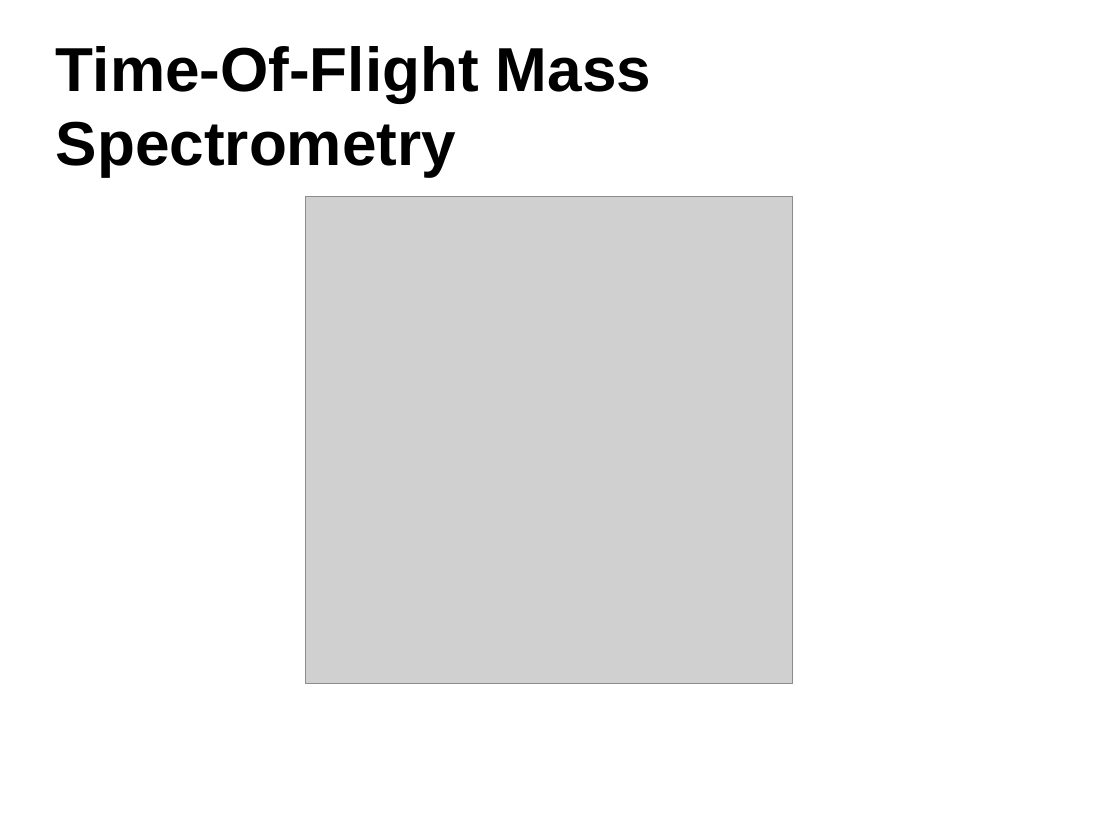
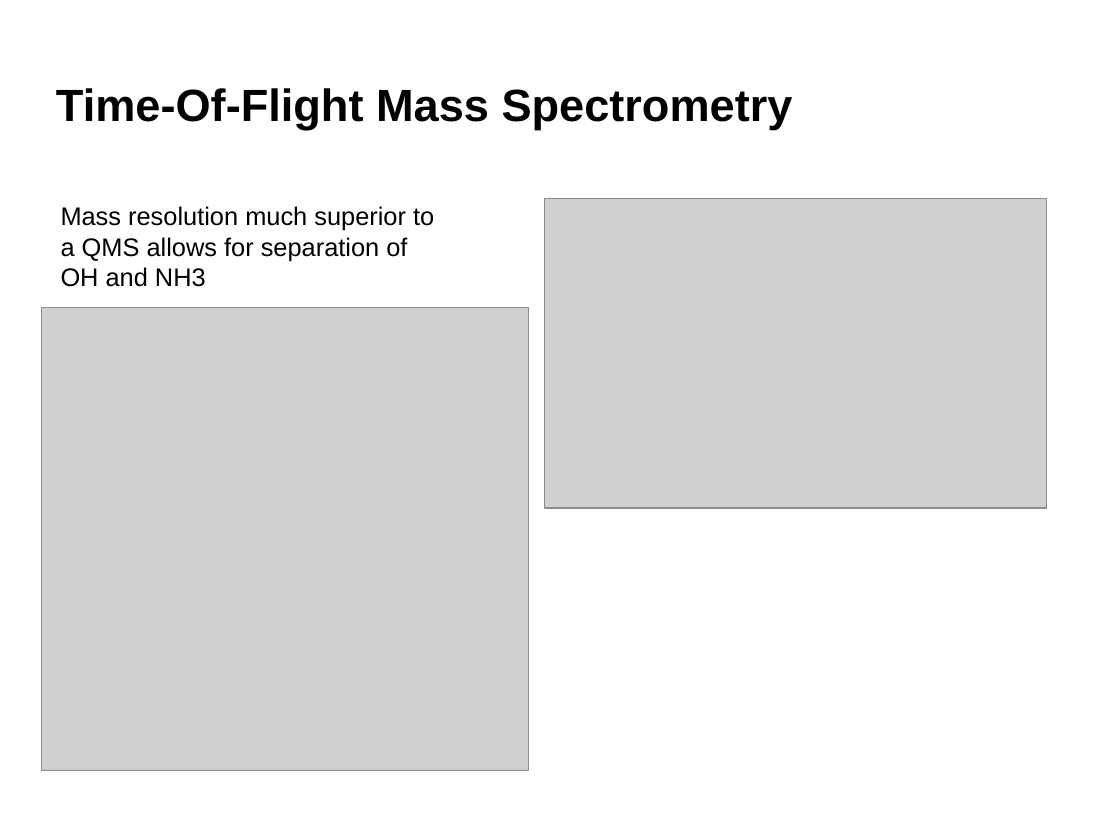
Before and after one commit to robertjensen/Thesis, a slide deck: slide 42 of defence/presentaation.odp (slide 38 before the commit). Drawn at 1120x840 pixels with LibreOffice and Linux fonts; fonts in the diff are those of the drawing; grey boxes stand for pictures; background and template pictures are left out. Boxes give left, top, right and bottom in pixels: in the first picture for what was removed or moved away, otherwise in the second. Text is boxed around its words. In the diff, an @@ line names an element or a change of style, - is before the commit and + after.

```diff
--- a/defence/presentaation.odp
+++ b/defence/presentaation.odp
@@ title "Time-Of-Flight Mass Spectrometry" at <box>56,88,793,130</box>: size 44 to 32 pt @@
@@ text added at <box>61,206,434,287</box>, 18 pt, text #000000 @@
+Mass resolution much superior to a QMS allows for separation of OH and NH3
@@ picture: place and size @@
-picture at <box>305,196,792,683</box>
+picture at <box>545,198,1047,508</box>
@@ picture added at <box>42,307,528,770</box> @@
```
Also in this commit, not shown: 24 other slides changed, 18 slides added, 14 slides removed, 8 other files.
